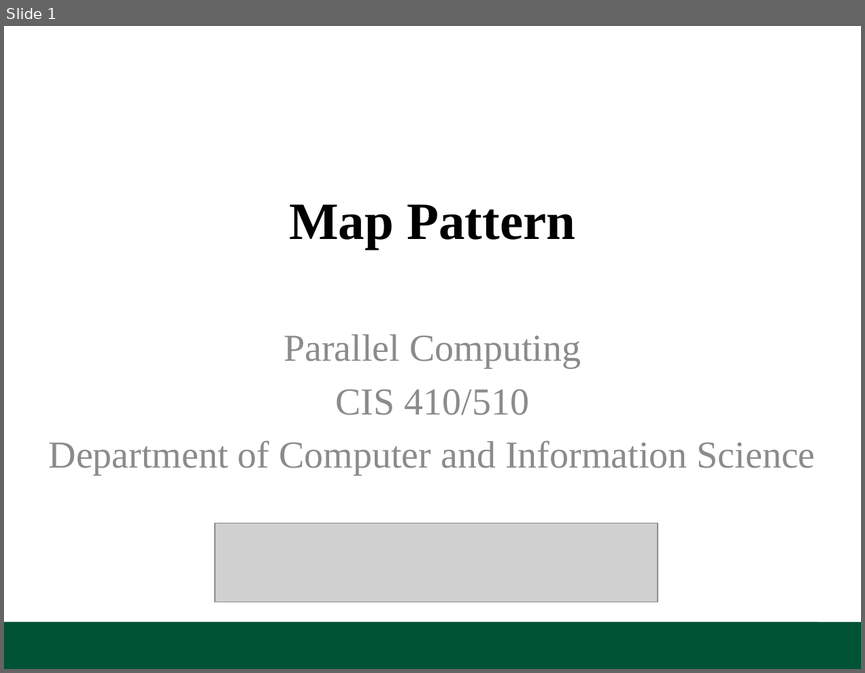
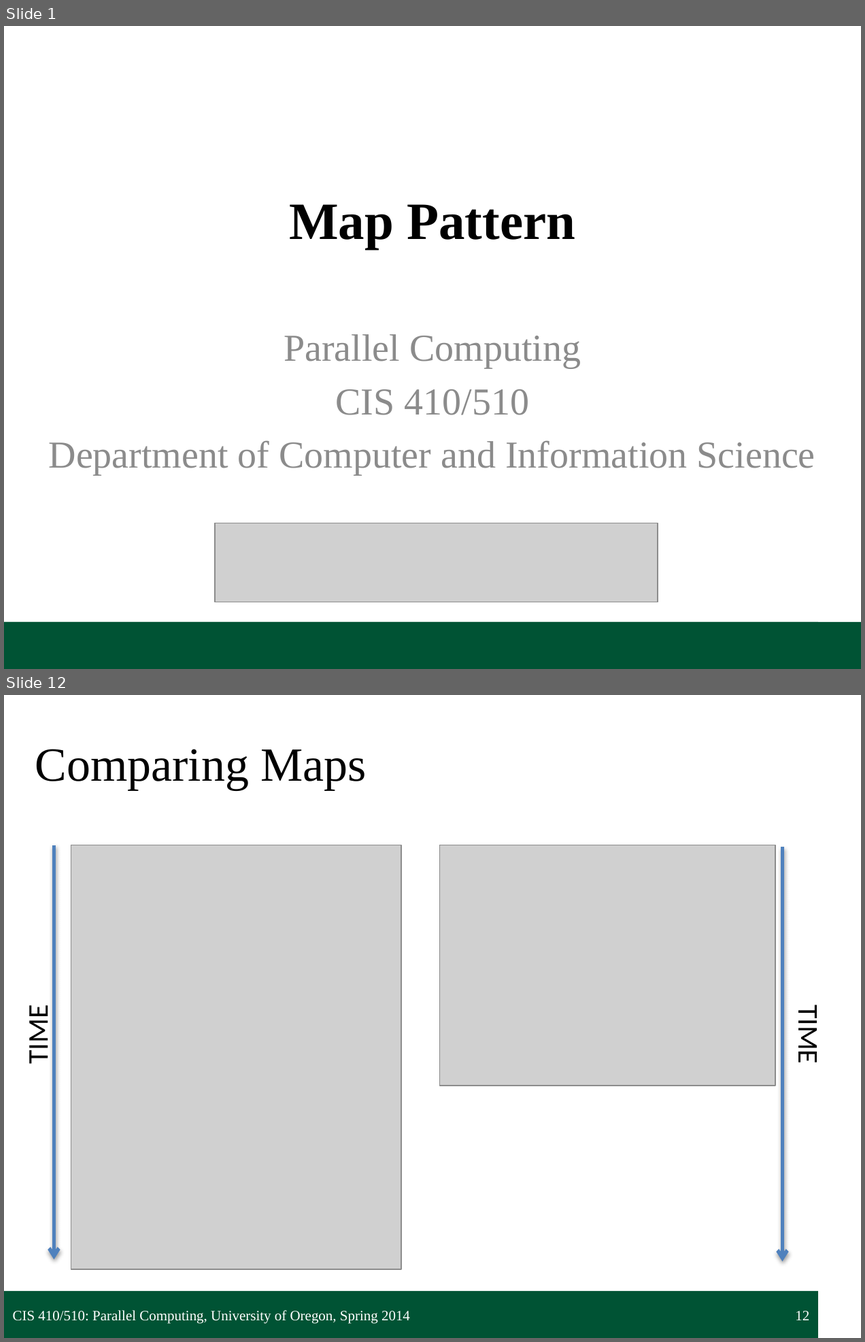
Before and after one commit to UOregonParallel/CourseMaterials, a slide deck: lecture_content/classSlides/1_mapPattern/mapPattern.pptx. Shown one above the other, each under a label of ours: slide 1 before the commit, slides 1 and 12 after it; the slides between them are not shown. The pictures are 865x673 and 865x1342 pixels, drawn with LibreOffice and Linux fonts; fonts in the diff are those of the drawing; grey boxes stand for pictures; background and template pictures are left out. Boxes give left, top, right and bottom in pixels: in the first picture for what was removed or moved away, otherwise in the second. Text is boxed around its words. In the diff, an @@ line names an element or a change of style, - is before the commit and + after.

```diff
--- a/lecture_content/classSlides/1_mapPattern/mapPattern.pptx
+++ b/lecture_content/classSlides/1_mapPattern/mapPattern.pptx
@@ slide 12 added at box(4, 695, 861, 1338), background #FFFFFF; not listed: 1 template element that a slide beside it also shows @@
@@ title added at box(35, 749, 366, 790), 40 pt, text #000000 @@
+Comparing Maps
@@ arrow added from (54, 845) to (54, 1259), #4F81BD 3 pt @@
@@ picture added at box(71, 845, 402, 1269) @@
@@ picture added at box(439, 845, 775, 1086) @@
@@ arrow added from (782, 847) to (782, 1261), #4F81BD 3 pt @@
@@ text added at box(20, 1010, 55, 1062), 24 pt, text #000000 @@
+TIME
@@ text added at box(791, 1010, 825, 1062), 24 pt, text #000000 @@
+TIME
@@ text added at box(13, 1310, 410, 1323), 12 pt, text #FFFFFF @@
+CIS 410/510: Parallel Computing, University of Oregon, Spring 2014
@@ page number added at box(795, 1310, 809, 1320), 12 pt, text #FFFFFF @@
+12
```
Also in this commit, not shown: 1 slide changed, 23 other slides added.
